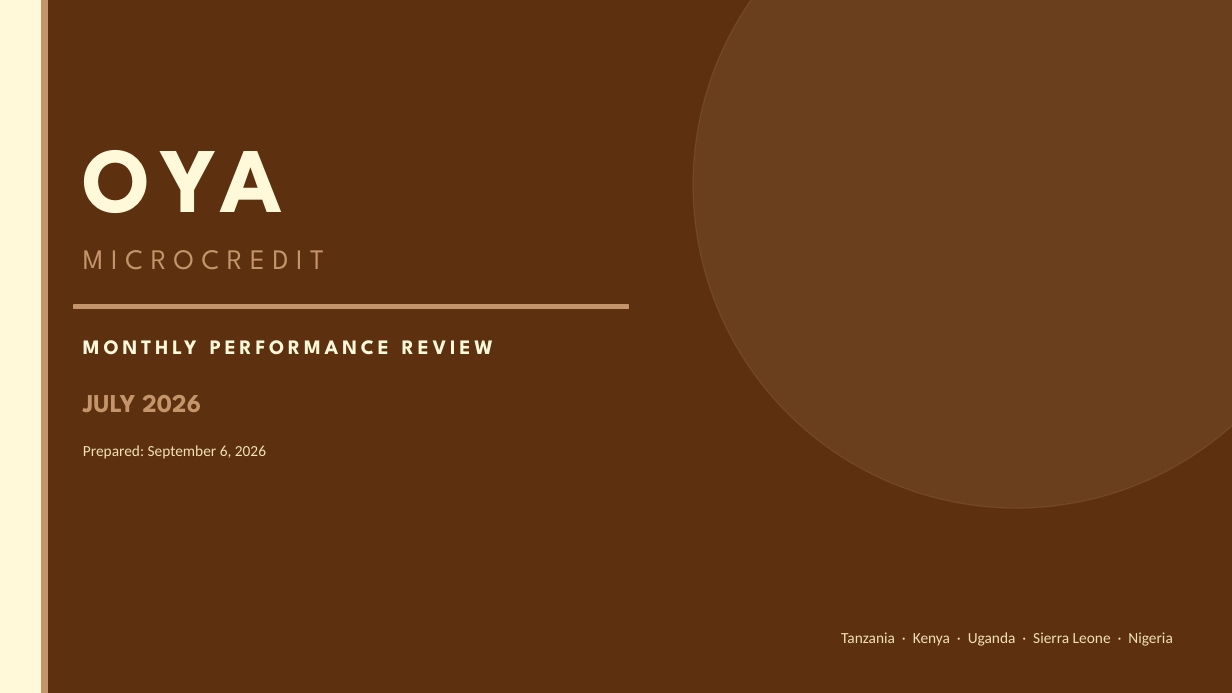
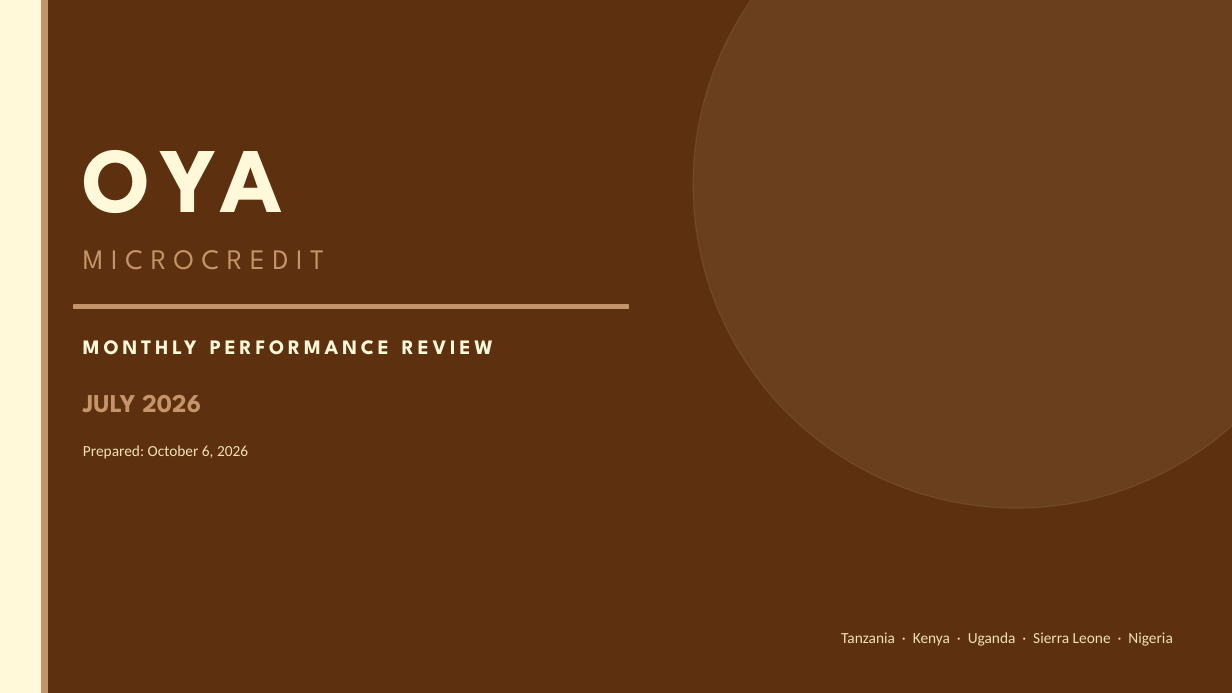
Before and after one commit to ikyei/oya-monthly, a slide deck: slide 1 of reports/2026-07.pptx. Drawn at 1232x693 pixels with LibreOffice and Linux fonts; fonts in the diff are those of the drawing. Boxes give left, top, right and bottom in pixels: in the first picture for what was removed or moved away, otherwise in the second. Text is boxed around its words. In the diff, an @@ line names an element or a change of style, - is before the commit and + after.

```diff
--- a/reports/2026-07.pptx
+++ b/reports/2026-07.pptx
@@ text at [83, 445, 248, 459]: text changed @@
-Prepared: September 6, 2026
+Prepared: October 6, 2026
```
Also in this commit, not shown: 8 other files.
